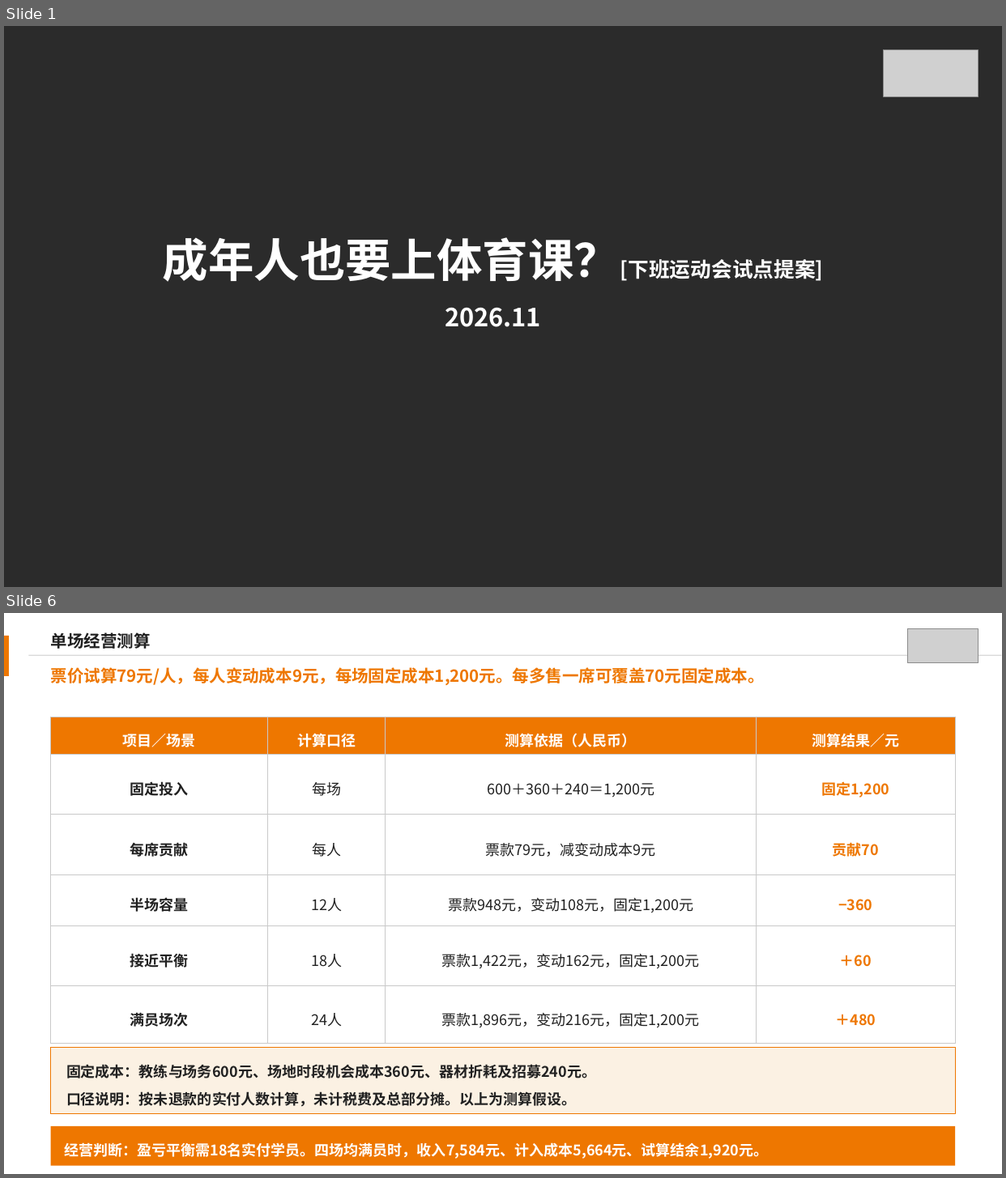
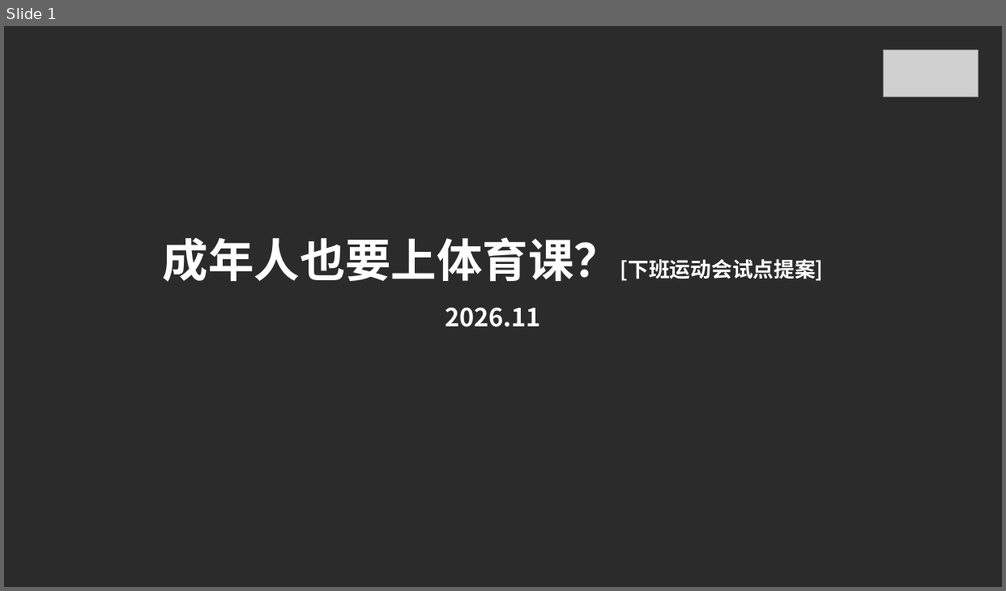
Before and after one commit to 2503668375-boop/kaisa-ppt-skill, a slide deck: demo/after-work-games.pptx. Shown one above the other, each under a label of ours: slides 1 and 6 before the commit, slide 1 after it; the slides between them are not shown. The pictures are 1006x1178 and 1006x591 pixels, drawn with LibreOffice and Linux fonts; fonts in the diff are those of the drawing; grey boxes stand for pictures; background and template pictures are left out; a plain dark background stands for a picture behind light text. Boxes give left, top, right and bottom in pixels: in the first picture for what was removed or moved away, otherwise in the second. Text is boxed around its words. In the diff, an @@ line names an element or a change of style, - is before the commit and + after.

```diff
--- a/demo/after-work-games.pptx
+++ b/demo/after-work-games.pptx
@@ slide 6 removed at [4,613,1002,1174], background #FFFFFF @@
@@ rectangle removed at [4,636,9,676] @@
@@ text removed at [51,632,151,649] @@
-单场经营测算
@@ picture removed at [908,628,978,663] @@
@@ rectangle removed at [28,655,1002,656] @@
@@ text removed at [51,667,765,685] @@
-票价试算79元/人，每人变动成本9元，每场固定成本1,200元。每多售一席可覆盖70元固定成本。
@@ table removed at [50,717,955,1036], 6 rows, 4 columns @@
-项目／场景 | 计算口径 | 测算依据（人民币） | 测算结果／元
-固定投入 | 每场 | 600＋360＋240＝1,200元 | 固定1,200
-每席贡献 | 每人 | 票款79元，减变动成本9元 | 贡献70
-半场容量 | 12人 | 票款948元，变动108元，固定1,200元 | −360
-接近平衡 | 18人 | 票款1,422元，变动162元，固定1,200元 | ＋60
-满员场次 | 24人 | 票款1,896元，变动216元，固定1,200元 | ＋480
@@ rectangle removed at [50,1048,955,1114] @@
@@ text removed at [66,1064,596,1107] @@
-固定成本：教练与场务600元、场地时段机会成本360元、器材折耗及招募240元。
-口径说明：按未退款的实付人数计算，未计税费及总部分摊。以上为测算假设。
@@ rectangle removed at [50,1127,955,1166] @@
@@ text removed at [64,1143,768,1159] @@
-经营判断：盈亏平衡需18名实付学员。四场均满员时，收入7,584元、计入成本5,664元、试算结余1,920元。
```
Also in this commit, not shown: 8 slides added, 5 other slides removed, 16 other files.
